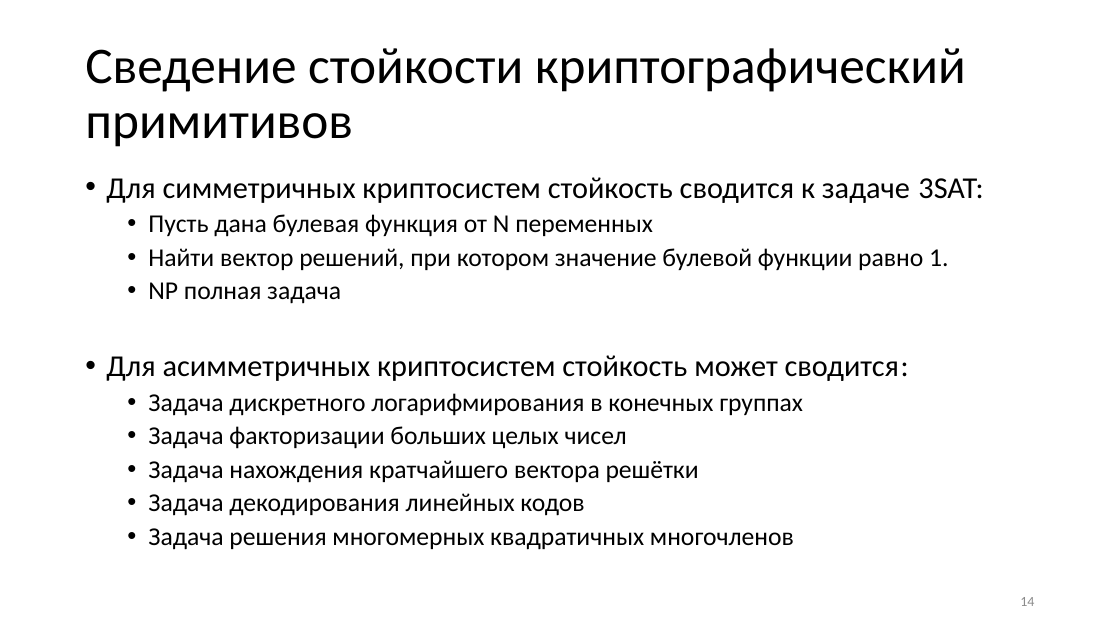
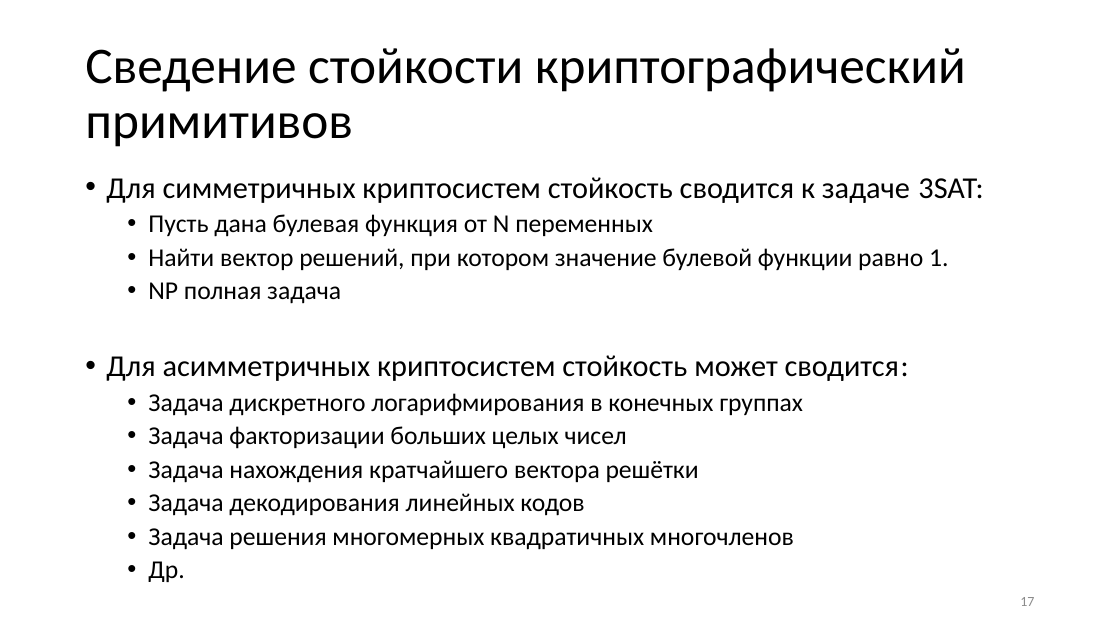
Before and after one commit to CryptoCourse/CryptoLectures, a slide deck: slide 17 of Lectures/Lecture1.pptx (slide 14 before the commit). Drawn at 1120x630 pixels with LibreOffice and Linux fonts; fonts in the diff are those of the drawing. Boxes give left, top, right and bottom in pixels: in the first picture for what was removed or moved away, otherwise in the second. Text is boxed around its words. In the diff, an @@ line names an element or a change of style, - is before the commit and + after.

```diff
--- a/Lectures/Lecture1.pptx
+++ b/Lectures/Lecture1.pptx
@@ text at (148,561,184,582): paragraph added @@
+  • Др.
@@ page number at (1020,597,1034,606): text changed @@
-14
+17
```
Also in this commit, not shown: 5 other slides changed, 4 slides added.
